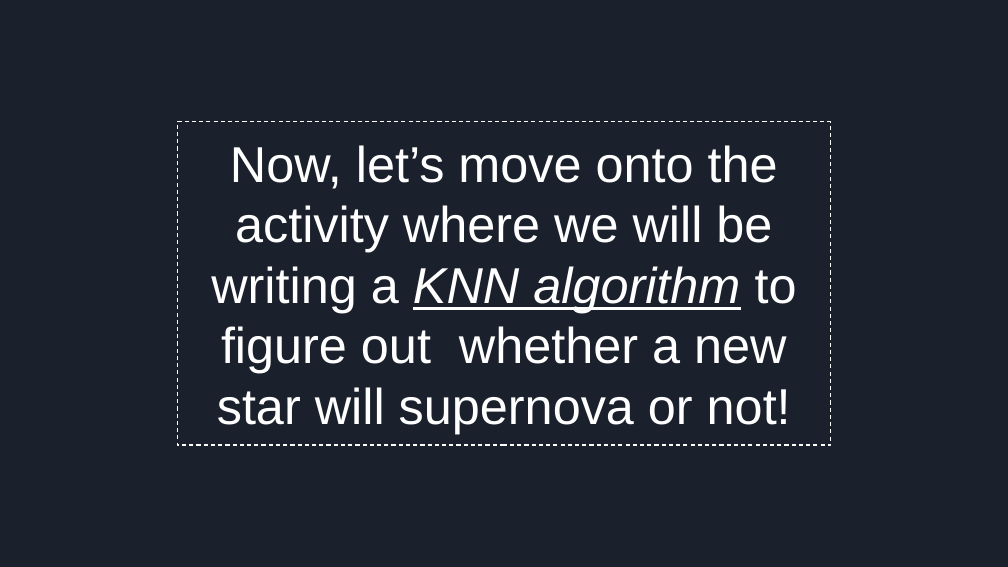
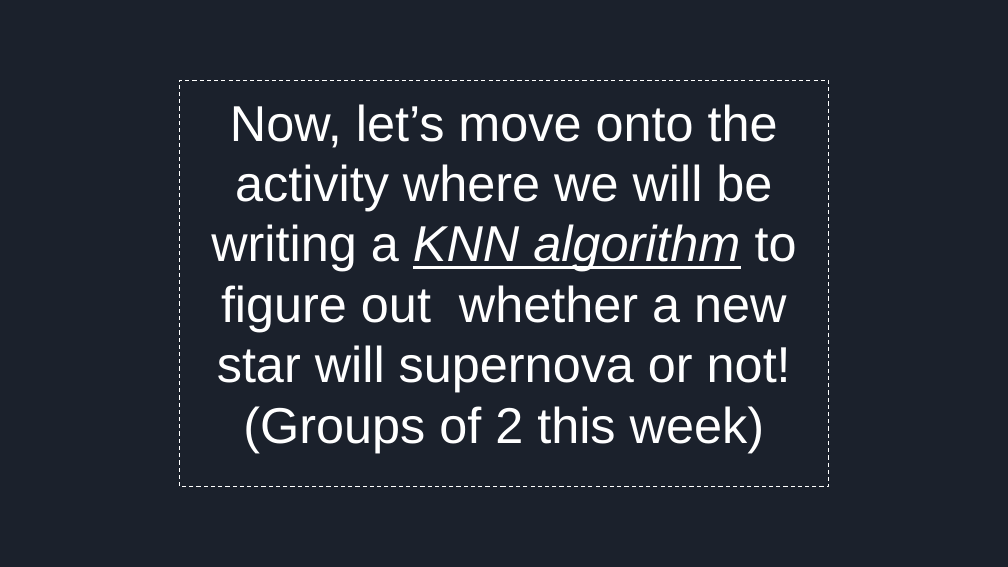
Before and after one commit to Teknowledge/Curriculum, a slide deck: slide 34 of machine_learning_curriculum/3.1 K Nearest Neighbors 1/3.1 K Nearest Neighbors.pptx (slide 32 before the commit). Drawn at 1008x567 pixels with LibreOffice and Linux fonts; fonts in the diff are those of the drawing. Boxes give left, top, right and bottom in pixels: in the first picture for what was removed or moved away, otherwise in the second. Text is boxed around its words. In the diff, an @@ line names an element or a change of style, - is before the commit and + after.

```diff
--- a/machine_learning_curriculum/3.1 K Nearest Neighbors 1/3.1 K Nearest Neighbors.pptx
+++ b/machine_learning_curriculum/3.1 K Nearest Neighbors 1/3.1 K Nearest Neighbors.pptx
@@ rectangle "Now, let’s move onto the ...": place and size @@
-rectangle "Now, let’s move onto the ..." at [177,122,831,446]
+rectangle "Now, let’s move onto the ..." at [179,81,829,487]
@@ text in rectangle at [243,406,764,453]: paragraph added @@
+(Groups of 2 this week)
```
Also in this commit, not shown: 2 other slides changed, 4 slides added, 7 other files.
